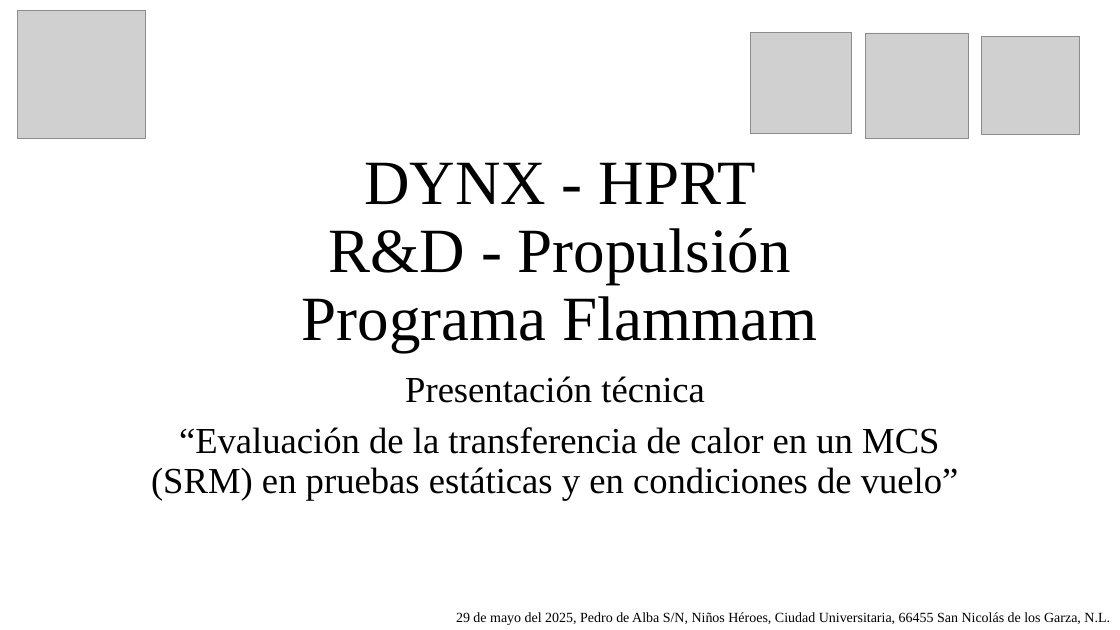
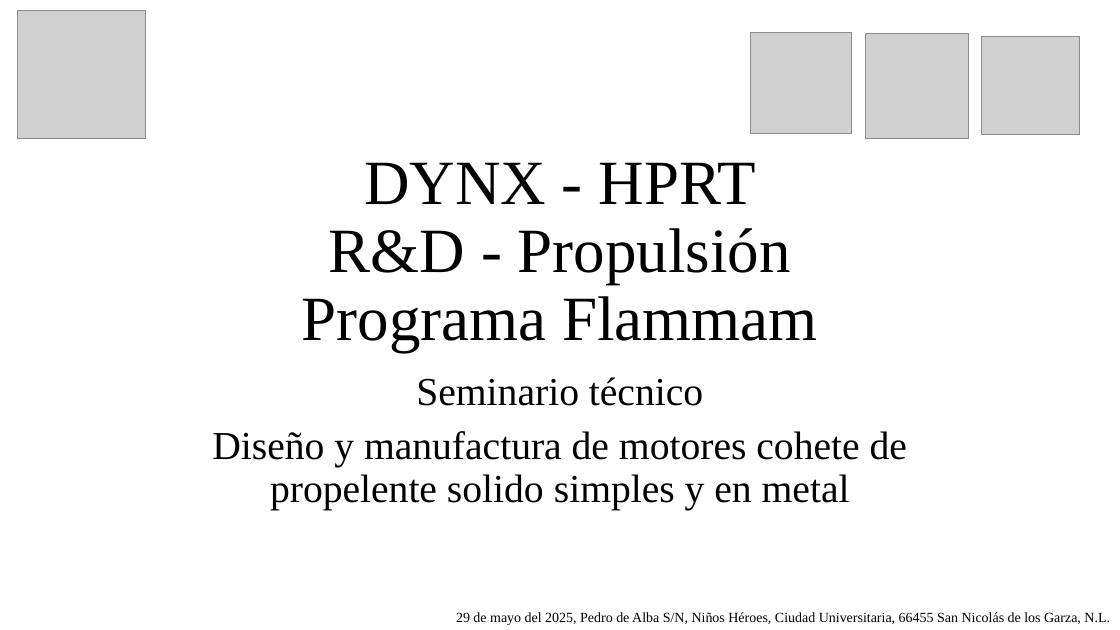
Before and after one commit to Archimedean2345/The-thermal-repository, a slide deck: slide 1 of Programa Flammam - R&D Propulsion Technical Workshop.pptx. Drawn at 1120x630 pixels with LibreOffice and Linux fonts; fonts in the diff are those of the drawing; grey boxes stand for pictures. Boxes give left, top, right and bottom in pixels: in the first picture for what was removed or moved away, otherwise in the second. Text is boxed around its words. In the diff, an @@ line names an element or a change of style, - is before the commit and + after.

```diff
--- a/Programa Flammam - R&D Propulsion Technical Workshop.pptx
+++ b/Programa Flammam - R&D Propulsion Technical Workshop.pptx
@@ subtitle at bbox=[212, 377, 907, 510]: text changed; size 31.4 to 34 pt @@
-Presentación técnica
-“Evaluación de la transferencia de calor en un MCS (SRM) en pruebas estáticas y en condiciones de vuelo”
+Seminario técnico
+Diseño y manufactura de motores cohete de propelente solido simples y en metal
```
Also in this commit, not shown: 2 other slides changed, 1 other file.
